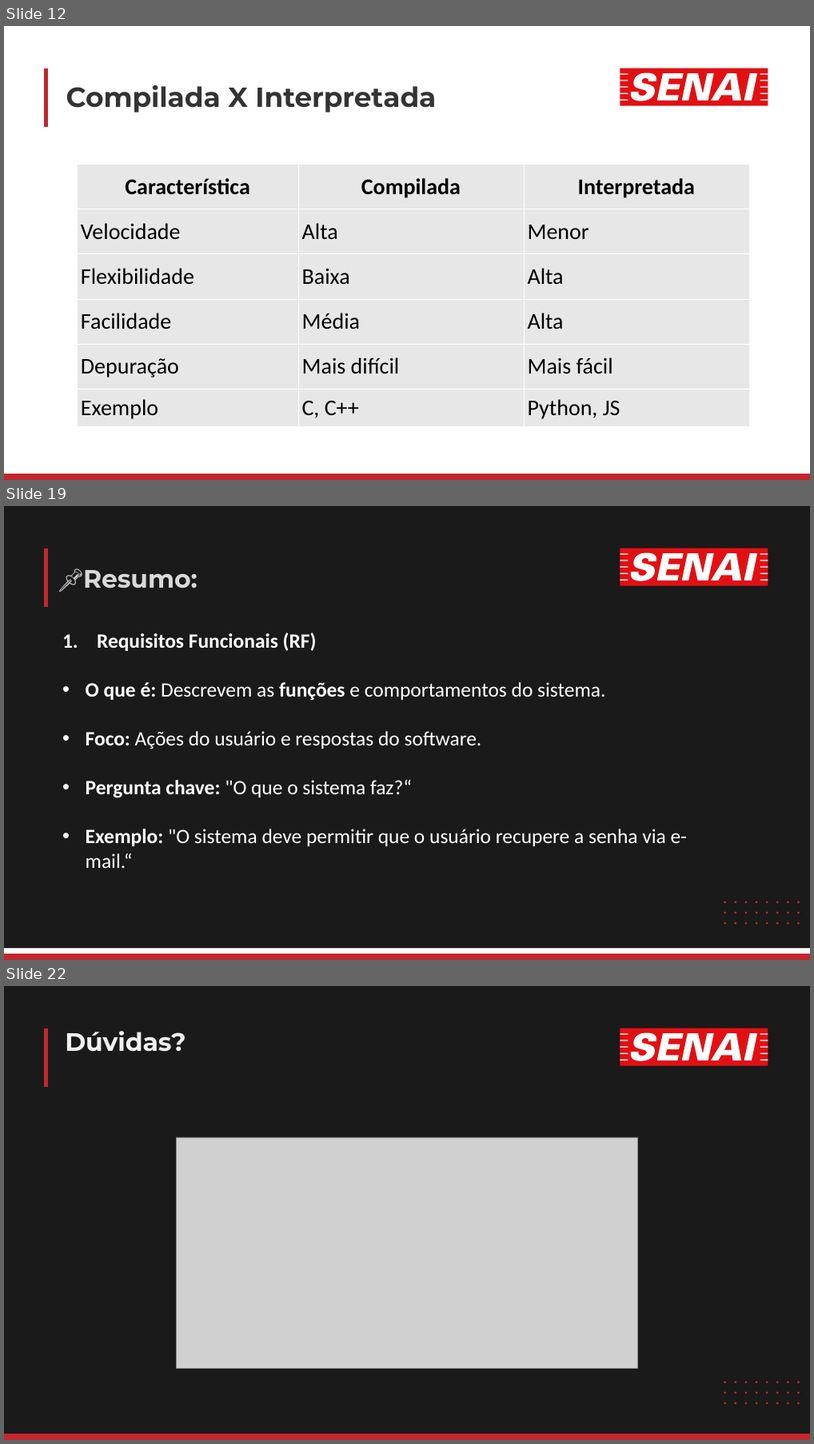
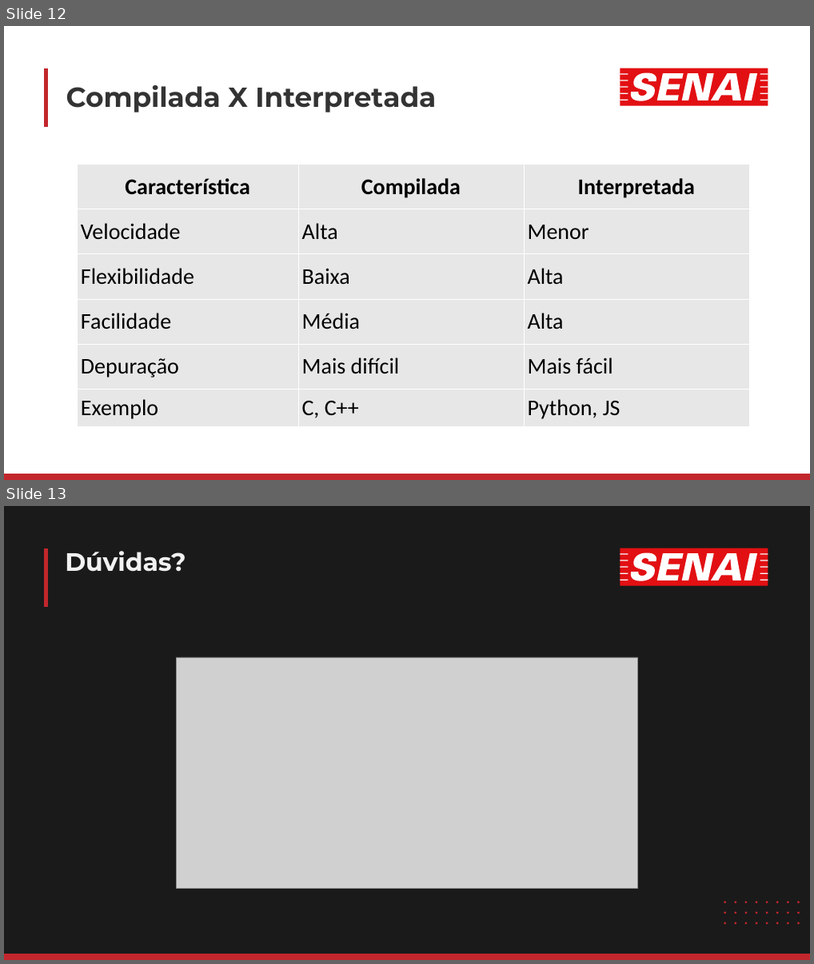
Before and after one commit to luisfernandospoljaric/senai2026, a slide deck: ds/seduc/1des/01-lopal/Aula02/LógicaAula2.pptx. Shown one above the other, each under a label of ours: slides 12, 19 and 22 before the commit, slides 12 and 13 after it; the slides between them are not shown. The pictures are 814x1444 and 814x964 pixels, drawn with LibreOffice and Linux fonts; fonts in the diff are those of the drawing; grey boxes stand for pictures. Boxes give left, top, right and bottom in pixels: in the first picture for what was removed or moved away, otherwise in the second. Text is boxed around its words. In the diff, an @@ line names an element or a change of style, - is before the commit and + after.

```diff
--- a/ds/seduc/1des/01-lopal/Aula02/LógicaAula2.pptx
+++ b/ds/seduc/1des/01-lopal/Aula02/LógicaAula2.pptx
@@ slide 19 removed at (x1=4, y1=506, x2=810, y2=960), background #FFFFFF @@
@@ freeform shape removed at (x1=4, y1=506, x2=810, y2=948) @@
@@ freeform shape removed at (x1=46, y1=548, x2=46, y2=607) @@
@@ freeform shape removed at (x1=620, y1=548, x2=768, y2=586) @@
@@ freeform shape removed at (x1=620, y1=553, x2=768, y2=581) @@
@@ text removed at (x1=83, y1=570, x2=198, y2=588) @@
-📌Resumo:
@@ text removed at (x1=86, y1=632, x2=687, y2=868) @@
-1. Requisitos Funcionais (RF)
-• O que é: Descrevem as funções e comportamentos do sistema.
-• Foco: Ações do usuário e respostas do software.
-• Pergunta chave: "O que o sistema faz?“
-• Exemplo: "O sistema deve permitir que o usuário recupere a senha via e-mail.“
@@ freeform shape removed at (x1=724, y1=912, x2=726, y2=913) @@
@@ freeform shape removed at (x1=724, y1=900, x2=726, y2=903) @@
@@ freeform shape removed at (x1=734, y1=912, x2=737, y2=913) @@
@@ freeform shape removed at (x1=734, y1=900, x2=737, y2=903) @@
@@ freeform shape removed at (x1=745, y1=912, x2=747, y2=913) @@
@@ freeform shape removed at (x1=745, y1=900, x2=747, y2=903) @@
@@ freeform shape removed at (x1=756, y1=912, x2=758, y2=913) @@
@@ freeform shape removed at (x1=756, y1=900, x2=758, y2=903) @@
@@ freeform shape removed at (x1=766, y1=912, x2=768, y2=913) @@
@@ freeform shape removed at (x1=766, y1=900, x2=768, y2=903) @@
@@ freeform shape removed at (x1=777, y1=912, x2=779, y2=913) @@
@@ freeform shape removed at (x1=777, y1=900, x2=779, y2=903) @@
@@ freeform shape removed at (x1=787, y1=912, x2=790, y2=913) @@
@@ freeform shape removed at (x1=787, y1=900, x2=790, y2=903) @@
@@ freeform shape removed at (x1=798, y1=912, x2=800, y2=913) @@
@@ freeform shape removed at (x1=798, y1=900, x2=800, y2=903) @@
@@ freeform shape removed at (x1=724, y1=922, x2=726, y2=924) @@
@@ freeform shape removed at (x1=734, y1=922, x2=737, y2=924) @@
@@ freeform shape removed at (x1=745, y1=922, x2=747, y2=924) @@
@@ freeform shape removed at (x1=756, y1=922, x2=758, y2=924) @@
@@ freeform shape removed at (x1=766, y1=922, x2=768, y2=924) @@
@@ freeform shape removed at (x1=777, y1=922, x2=779, y2=924) @@
@@ freeform shape removed at (x1=787, y1=922, x2=790, y2=924) @@
@@ freeform shape removed at (x1=798, y1=922, x2=800, y2=924) @@
@@ freeform shape removed at (x1=4, y1=953, x2=810, y2=960) @@
@@ what was slide 22 is now slide 13 @@
```
Also in this commit, not shown: 8 other slides removed, 3 other files.
